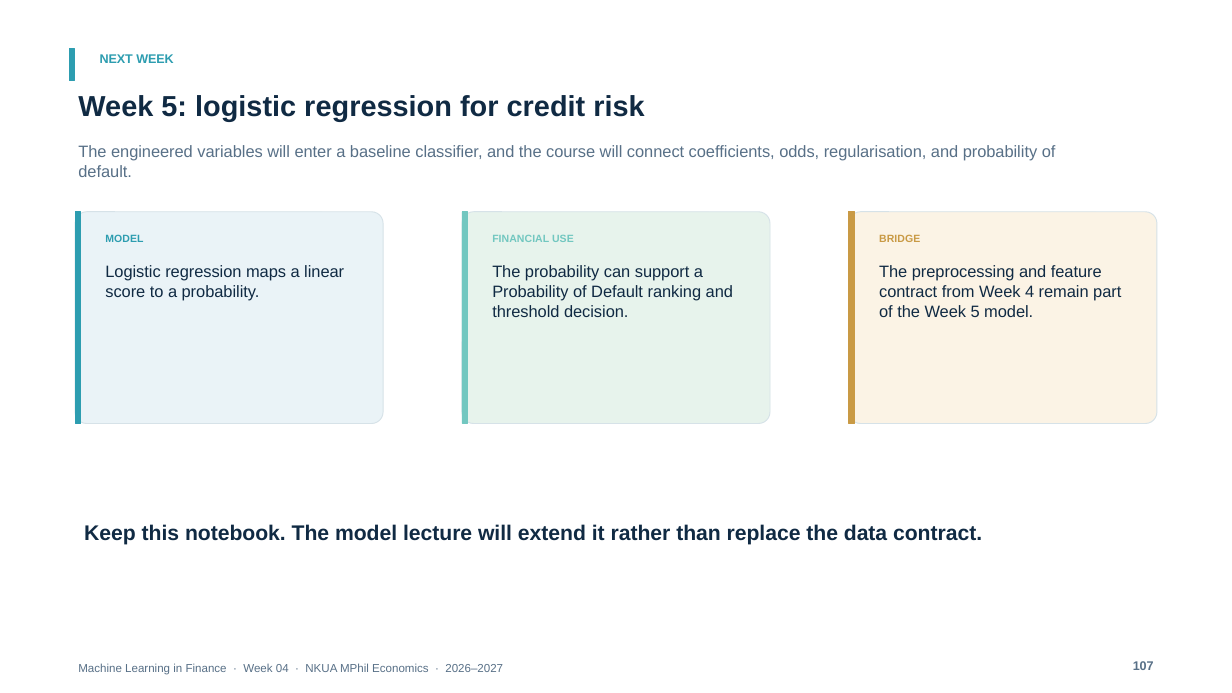
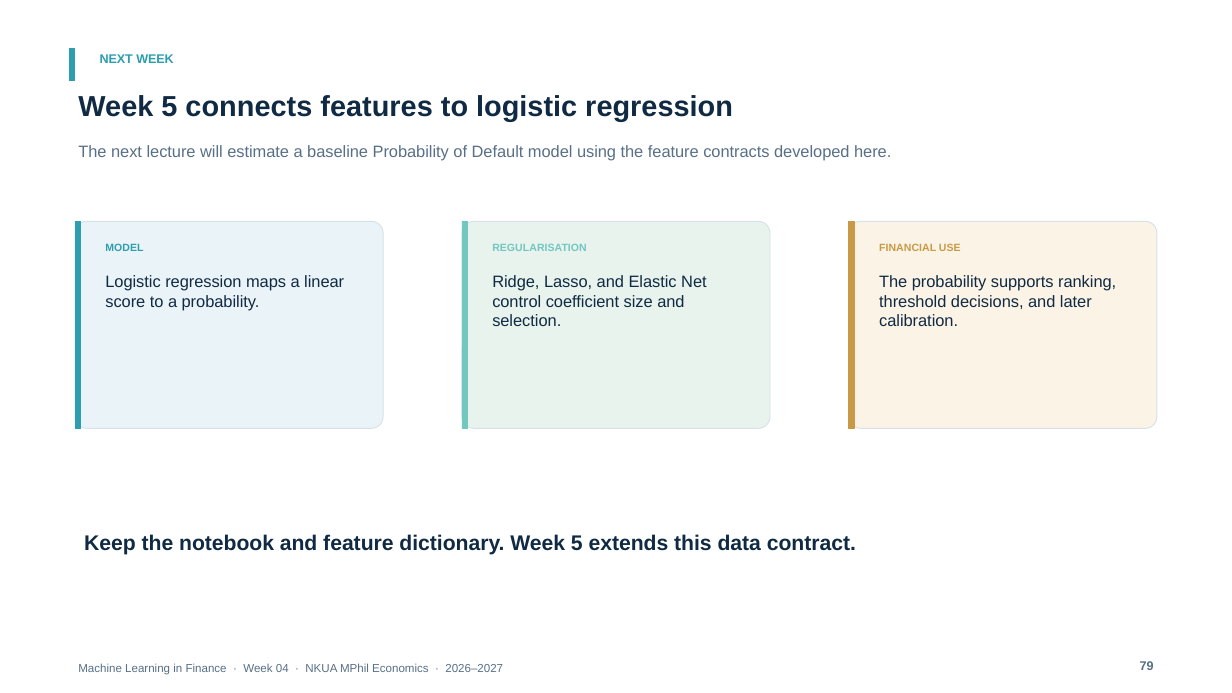
Before and after one commit to fkottas/Teaching-Courses, a slide deck: slide 79 of Machine Learning in Finance/2026-2027/lectures/week-04/slides/Lecture_04_Feature_Engineering_for_Financial_Data_2026-2027.pptx (slide 107 before the commit). Drawn at 1232x693 pixels with LibreOffice and Linux fonts; fonts in the diff are those of the drawing. Boxes give left, top, right and bottom in pixels: in the first picture for what was removed or moved away, otherwise in the second. Text is boxed around its words. In the diff, an @@ line names an element or a change of style, - is before the commit and + after.

Commit message:
Refine Week 4 deck and add scorecard binning methods

```diff
--- a/Machine Learning in Finance/2026-2027/lectures/week-04/slides/Lecture_04_Feature_Engineering_for_Financial_Data_2026-2027.pptx
+++ b/Machine Learning in Finance/2026-2027/lectures/week-04/slides/Lecture_04_Feature_Engineering_for_Financial_Data_2026-2027.pptx
@@ text at bbox=[78, 95, 733, 121]: text changed @@
-Week 5: logistic regression for credit risk
+Week 5 connects features to logistic regression
@@ text at bbox=[78, 145, 891, 161]: text changed @@
-The engineered variables will enter a baseline classifier, and the course will connect coefficients, odds, regularisation, and probability of default.
+The next lecture will estimate a baseline Probability of Default model using the feature contracts developed here.
@@ rounded rectangle: place and size @@
-rounded rectangle at bbox=[75, 212, 383, 423]
+rounded rectangle at bbox=[75, 222, 383, 429]
@@ rectangle: place and size @@
-rectangle at bbox=[75, 212, 80, 423]
+rectangle at bbox=[75, 222, 80, 429]
@@ text "MODEL": place and size @@
-text "MODEL" at bbox=[105, 235, 143, 242]
+text "MODEL" at bbox=[105, 244, 143, 251]
@@ rounded rectangle: place and size @@
-rounded rectangle at bbox=[462, 212, 770, 423]
+rounded rectangle at bbox=[462, 222, 770, 429]
@@ rectangle: place and size @@
-rectangle at bbox=[462, 212, 468, 423]
+rectangle at bbox=[462, 222, 468, 429]
@@ proportions changed in 3 elements at bbox=[75, 222, 383, 429], bbox=[462, 222, 770, 429], bbox=[849, 222, 1157, 429] @@
@@ rounded rectangle: place and size @@
-rounded rectangle at bbox=[849, 212, 1157, 423]
+rounded rectangle at bbox=[849, 222, 1157, 429]
@@ rectangle: place and size @@
-rectangle at bbox=[849, 212, 855, 423]
+rectangle at bbox=[849, 222, 855, 429]
@@ text "FINANCIAL USE": place and size @@
-text "FINANCIAL USE" at bbox=[492, 235, 574, 242]
+text "FINANCIAL USE" at bbox=[879, 243, 961, 251]
@@ text "FINANCIAL USE" at bbox=[879, 243, 961, 251]: text colour #72C7C0 to #C99A45 @@
@@ text removed at bbox=[879, 235, 920, 242] @@
-BRIDGE
@@ text "Logistic regression maps a linear ...": place and size @@
-text "Logistic regression maps a linear ..." at bbox=[105, 265, 344, 301]
+text "Logistic regression maps a linear ..." at bbox=[105, 275, 344, 310]
@@ text added at bbox=[492, 244, 587, 251], 8.2 pt, text #72C7C0, bold @@
+REGULARISATION
@@ text at bbox=[492, 275, 706, 326]: text changed @@
-The probability can support a Probability of Default ranking and threshold decision.
+Ridge, Lasso, and Elastic Net control coefficient size and selection.
@@ text at bbox=[879, 275, 1116, 326]: text changed @@
-The preprocessing and feature contract from Week 4 remain part of the Week 5 model.
+The probability supports ranking, threshold decisions, and later calibration.
@@ text at bbox=[84, 534, 856, 555]: text changed @@
-Keep this notebook. The model lecture will extend it rather than replace the data contract.
+Keep the notebook and feature dictionary. Week 5 extends this data contract.
@@ text at bbox=[1140, 661, 1154, 670]: text changed @@
-107
+79
```
Also in this commit, not shown: 32 other slides changed, 57 slides added, 76 slides removed, 3 other files.
